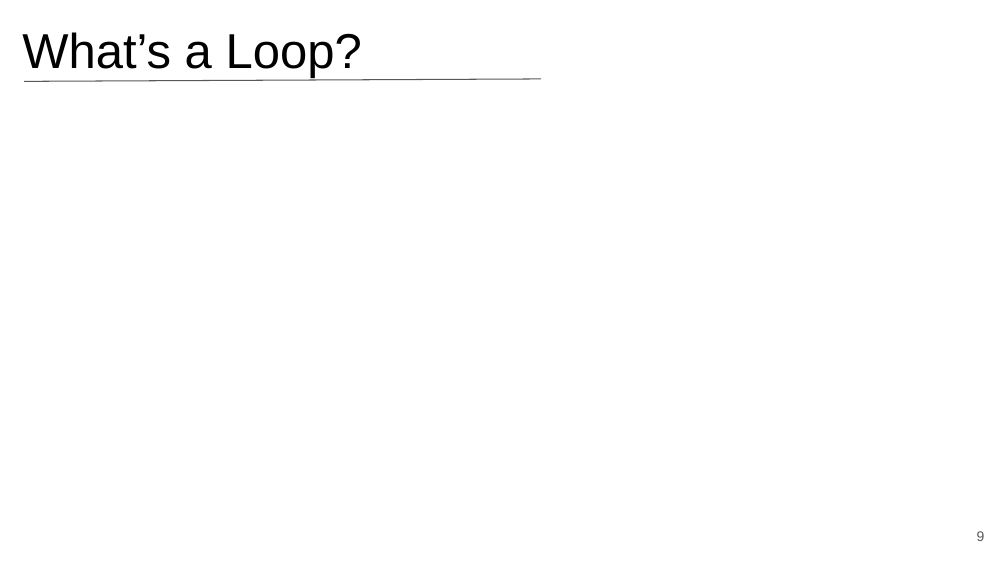
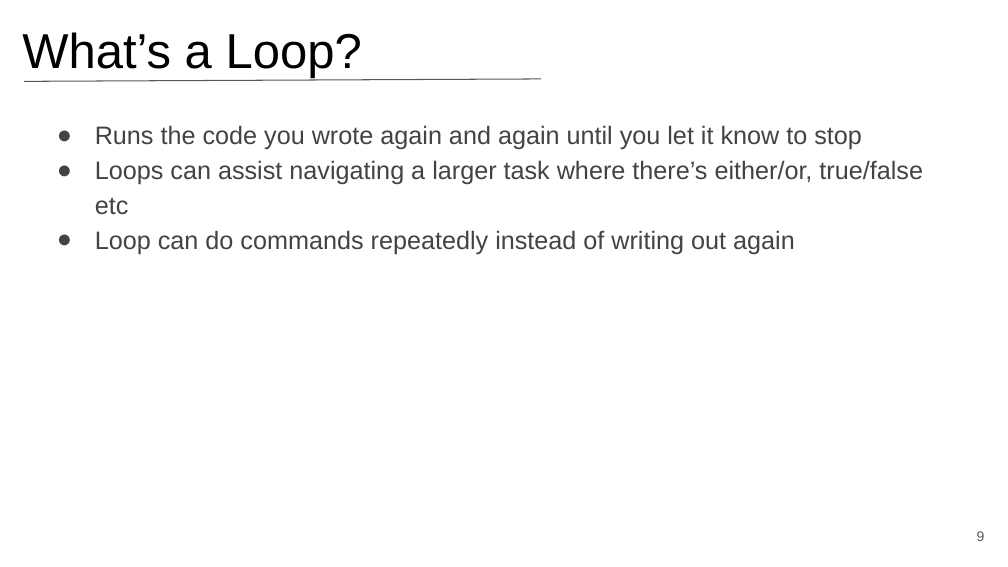
Before and after one commit to SuLab/Applied-Bioinformatics, a slide deck: slide 9 of Lectures/A2.b_Bash-loops_scripting.pptx. Drawn at 1008x567 pixels with LibreOffice and Linux fonts; fonts in the diff are those of the drawing. Boxes give left, top, right and bottom in pixels: in the first picture for what was removed or moved away, otherwise in the second. Text is boxed around its words. In the diff, an @@ line names an element or a change of style, - is before the commit and + after.

```diff
--- a/Lectures/A2.b_Bash-loops_scripting.pptx
+++ b/Lectures/A2.b_Bash-loops_scripting.pptx
@@ text added at [95,125,923,254], 18 pt, text #434343 @@
+● Runs the code you wrote again and again until you let it know to stop
+● Loops can assist navigating a larger task where there’s either/or, true/false etc
+● Loop can do commands repeatedly instead of writing out again
```
Also in this commit, not shown: 2 other slides changed.
